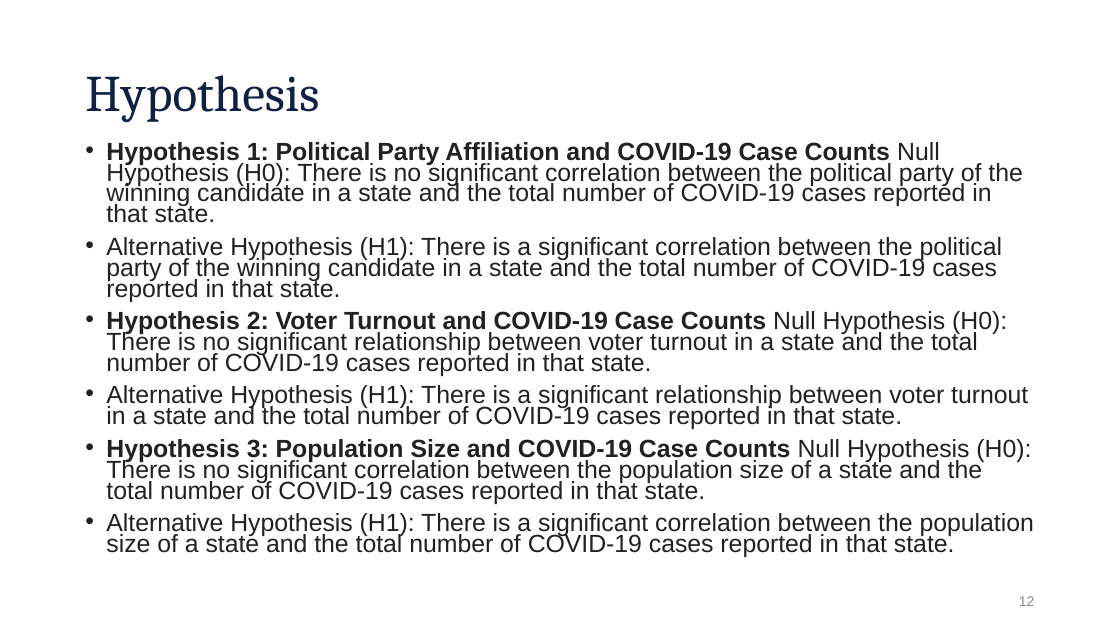
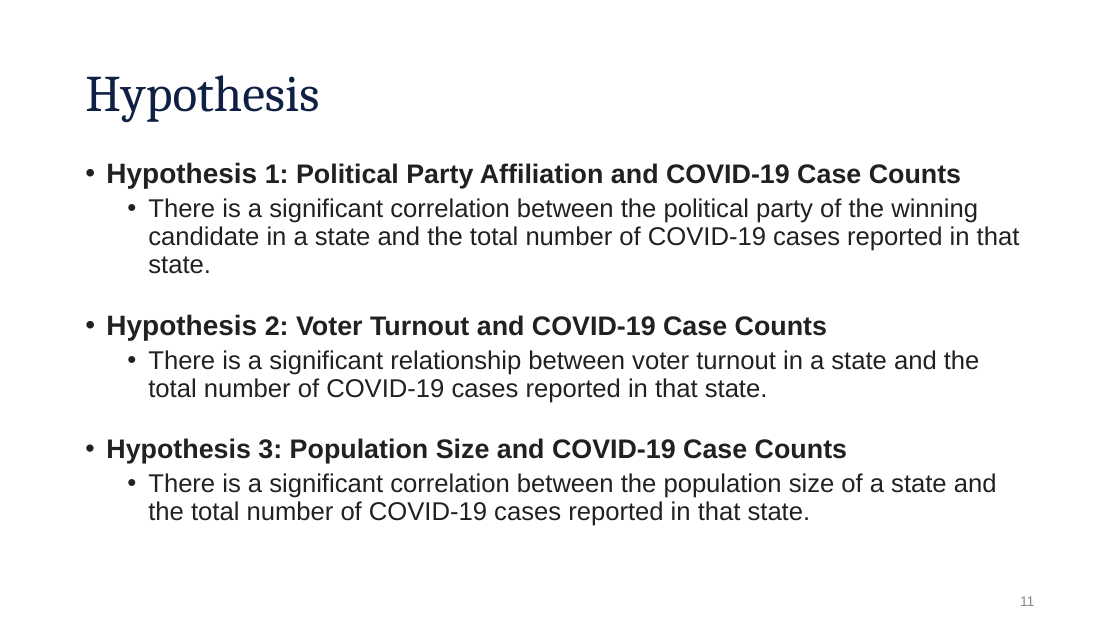
Before and after one commit to aiwayemi/Group-1, a slide deck: slide 11 of ProjPresentation.pptx (slide 12 before the commit). Drawn at 1120x630 pixels with LibreOffice and Linux fonts; fonts in the diff are those of the drawing; background and template pictures are left out. Boxes give left, top, right and bottom in pixels: in the first picture for what was removed or moved away, otherwise in the second. Text is boxed around its words. In the diff, an @@ line names an element or a change of style, - is before the commit and + after.

```diff
--- a/ProjPresentation.pptx
+++ b/ProjPresentation.pptx
@@ text at bbox=[106, 162, 1020, 526]: text changed; size 21.3 to 22 pt @@
-• Hypothesis 1: Political Party Affiliation and COVID-19 Case Counts Null Hypothesis (H0): There is no significant correlation between the political party of the winning candidate in a state and the total number of COVID-19 cases reported in that state.
-• Alternative Hypothesis (H1): There is a significant correlation between the political party of the winning candidate in a state and the total number of COVID-19 cases reported in that state.
-• Hypothesis 2: Voter Turnout and COVID-19 Case Counts Null Hypothesis (H0): There is no significant relationship between voter turnout in a state and the total number of COVID-19 cases reported in that state.
-• Alternative Hypothesis (H1): There is a significant relationship between voter turnout in a state and the total number of COVID-19 cases reported in that state.
-• Hypothesis 3: Population Size and COVID-19 Case Counts Null Hypothesis (H0): There is no significant correlation between the population size of a state and the total number of COVID-19 cases reported in that state.
-• Alternative Hypothesis (H1): There is a significant correlation between the population size of a state and the total number of COVID-19 cases reported in that state.
+• Hypothesis 1: Political Party Affiliation and COVID-19 Case Counts
+  • There is a significant correlation between the political party of the winning candidate in a state and the total number of COVID-19 cases reported in that state.
+• Hypothesis 2: Voter Turnout and COVID-19 Case Counts
+  • There is a significant relationship between voter turnout in a state and the total number of COVID-19 cases reported in that state.
+• Hypothesis 3: Population Size and COVID-19 Case Counts
+  • There is a significant correlation between the population size of a state and the total number of COVID-19 cases reported in that state.
@@ page number at bbox=[1020, 596, 1034, 606]: text changed @@
-12
+11
```
Also in this commit, not shown: 6 other slides changed, 1 slide removed.
